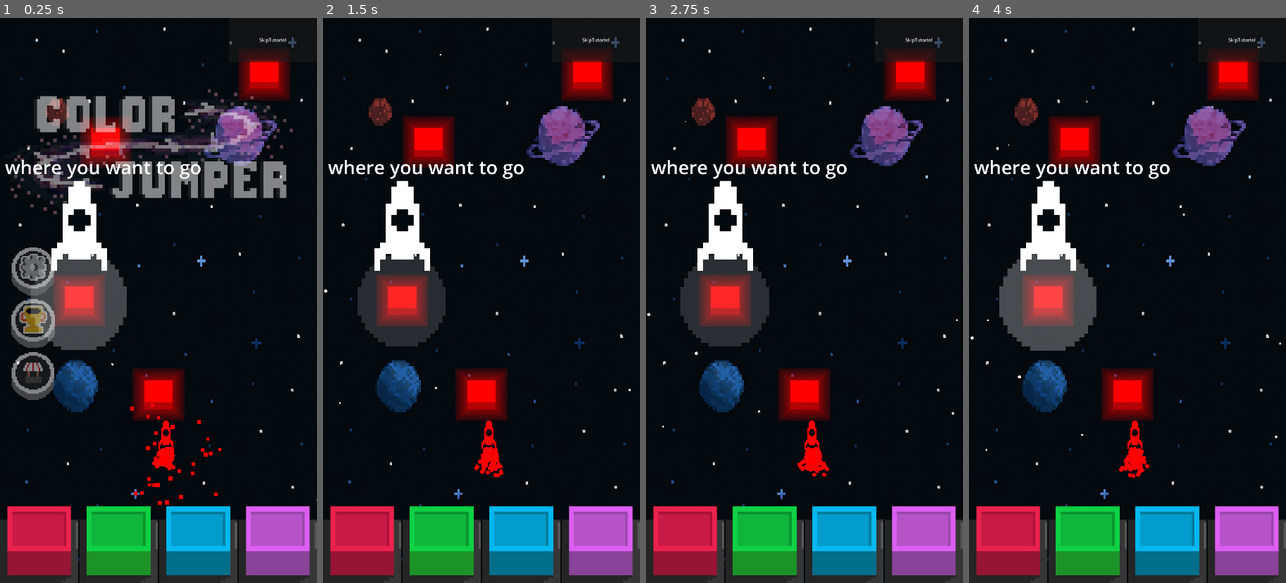
Above: before the commit, frames 1-4 (left to right).
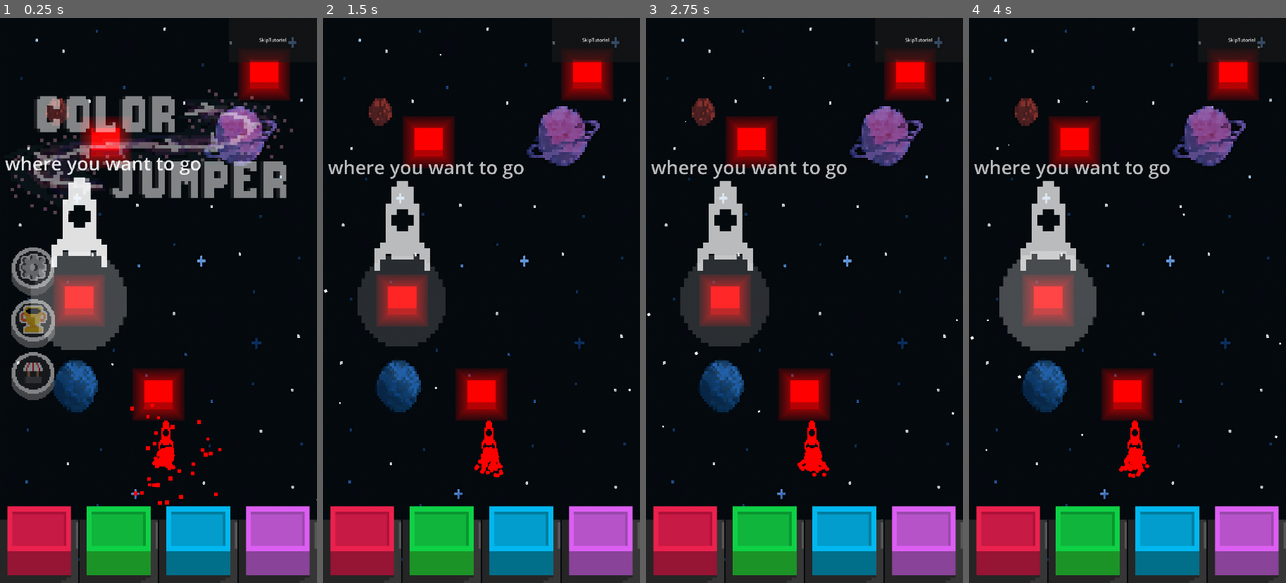
Above: after the commit, the same moments.

Repository: Xavier-Royer/Color-Jumper
Game: Godot game, scene res://Main.tscn
The game is run twice, just before and just after one commit, with the same random seed, the same clock (stepped at 60 frames per second) and the same inputs.
Inputs (mouse positions are in pixels of both pictures, inside the frame that each line leads up to):
- Up to frame 1 (0.25 s): no input
- Up to frame 2 (1.5 s): move the mouse to (551, 272) at 0.52 s; press the mouse at (551, 272) at 0.53 s; release the mouse at (551, 272) at 1.25 s; drag from (418, 328) to (481, 396) at 1.27 s
- Up to frame 3 (2.75 s): move the mouse to (836, 176) at 2.02 s; press the mouse at (836, 176) at 2.03 s
- Up to frame 4 (4 s): release the mouse at (1159, 176) at 2.75 s; drag from (1111, 413) to (1073, 142) at 2.77 s; move the mouse to (1222, 385) at 3.52 s; press the mouse at (1222, 385) at 3.53 s

The runs differ from the first frame. In frame 1, 2.1% of the frame differs, in the area x 1-64%, y 24-45%; in frame 2, 1.8%; in frame 3, 1.8%; in frame 4, 1.8%.

Commit message:
tutorial text fix

Diff:
--- a/game_screen.gd
+++ b/game_screen.gd
@@ -85,6 +85,8 @@
 var tutorialChangeColor = false
 var tutorialStep = 0
 var buttonAnimationPlayed = false
+var textTween
+var textTweenAlpha
 
 
 
@@ -116,10 +118,9 @@
 		gameState = "OVER"
 
 
-
-	gameState = "TUTORIAL"
-#	loadTutorial()
-	#return
+	#uncomment this to get the tutorial everytime
+	#gameState = "TUTORIAL"
+
 
 	if gameState != "TUTORIAL":
 		loadGame(false)
@@ -378,6 +379,14 @@
 		tween.set_trans(Tween.TRANS_SINE)
 		tween.tween_property(movingObjects,"position",movingObjects.position + Vector2(0,tweenDistance),0.5)
 		tween.connect("finished", tutorialOver)
+	if player.blockOn.number == -99:
+		textTween = create_tween().set_loops()
+		textTween.tween_property($UI/Parent/TextContainer,"global_position", tutorialBlockPositions[tutorialStep].global_position   - ($UI/Parent/TextContainer.size/2.0) - Vector2(0,350),1.0).set_ease(Tween.EASE_OUT)
+		textTween.tween_property($UI/Parent/TextContainer,"global_position", tutorialBlockPositions[tutorialStep].global_position   - ($UI/Parent/TextContainer.size/2.0) - Vector2(0,300),1.0).set_ease(Tween.EASE_IN)
+
+		textTweenAlpha = create_tween().set_loops()
+		textTweenAlpha.tween_property($UI/Parent,"modulate", Color(1,1,1,0.5),1.0).set_ease(Tween.EASE_OUT)
+		textTweenAlpha.tween_property($UI/Parent,"modulate", Color(1,1,1,1),1.0).set_ease(Tween.EASE_IN)
 
 		#Vector2(screen_size.x / 2,screen_size.y * (2.0/3.0))
 
@@ -390,6 +399,9 @@
 		#mouse position over buttons check shouldnt be needed anymore as now were using mouse emulation and passthrough fitlers
 		#hi dominic that is a pretty cool comment
 		if gameState == "TUTORIAL":
+			if textTween != null:
+				textTween.stop()
+				textTweenAlpha.stop()
 			var blockPosition = tutorialBlockPositions[tutorialStep].global_position
 			if not tutorialChangeColor:
 				if (mousePosition.x < blockPosition.x + 80 and  mousePosition.x > blockPosition.x - 80) and (mousePosition.y < blockPosition.y + 80 and  mousePosition.y > blockPosition.y + -80):
@@ -497,6 +509,7 @@
 			if not tutorialStep > len(tutorialBlockPositions)-1:
 				$UI/Pointer.position = tutorialBlockPositions[tutorialStep].global_position - Vector2(64,64)
 				$UI/Parent/TextContainer.global_position = tutorialBlockPositions[tutorialStep].global_position   - ($UI/Parent/TextContainer.size/2.0) - Vector2(0,300)# - $UI/SkipTutorial.size/2.0 - Vector2(0,400)
+
 
 #nice function
 func comma_format(num_str: String) -> String:
@@ -774,36 +787,42 @@
 	var block = blockScene.instantiate()
 	movingObjects.add_child(block)
 	block.position = Vector2(screen_size.x / 2,screen_size.y * (2.0/3.0))
+	block.number = -99
 	block.setColor("RED")
 
 	block = blockScene.instantiate()
 	movingObjects.add_child(block)
 	block.position = Vector2(screen_size.x / 4.0,screen_size.y * (5.00/10.0))
 	tutorialBlockPositions.append(block)
+	block.number = -99
 	block.setColor("RED")
 
 	block = blockScene.instantiate()
 	movingObjects.add_child(block)
 	block.position = Vector2(screen_size.x * (2.0/6.0),screen_size.y * (2.2/10.0))
 	tutorialBlockPositions.append(block)
+	block.number = -99
 	block.setColor("RED")
 
 	block = blockScene.instantiate()
 	movingObjects.add_child(block)
 	block.position = Vector2(screen_size.x * (5.0/6.0),screen_size.y * (1.0/10.0))
 	tutorialBlockPositions.append(block)
+	block.number = -99
 	block.setColor("RED")
 
 	block = blockScene.instantiate()
 	movingObjects.add_child(block)
 	block.position = Vector2(screen_size.x * (4.0/6.0),screen_size.y * (-.17))
 	tutorialBlockPositions.append(block)
+	block.number = -99
 	block.setColor("GREEN")
 
 	block = blockScene.instantiate()
 	movingObjects.add_child(block)
 	block.position = Vector2(screen_size.x * (3.0/6.0),screen_size.y * (-.3))
 	tutorialBlockPositions.append(block)
+	block.number = -99
 	block.setColor("GREEN")
 
 	block = blockScene.instantiate()
